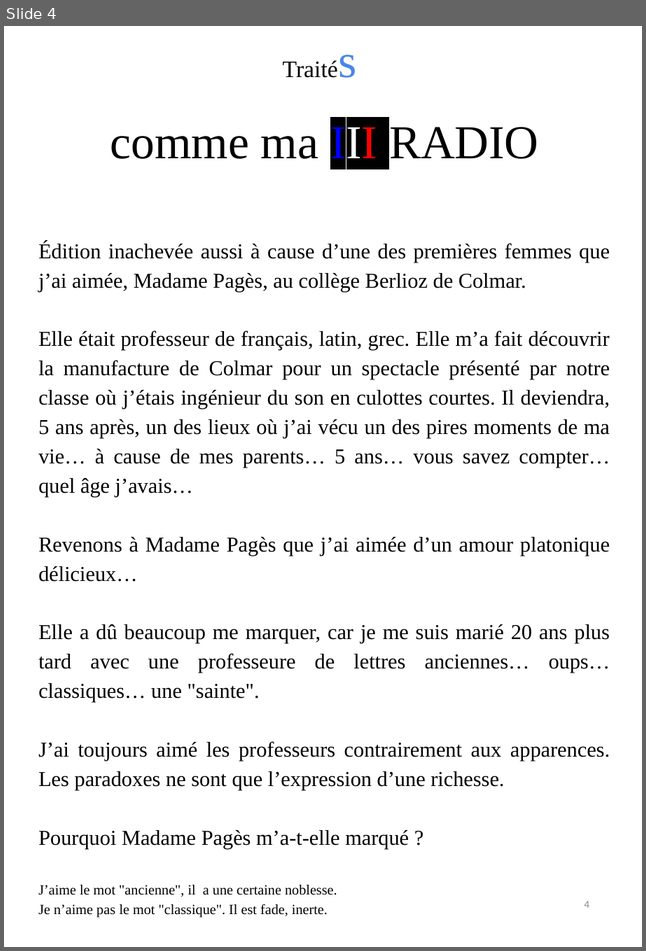
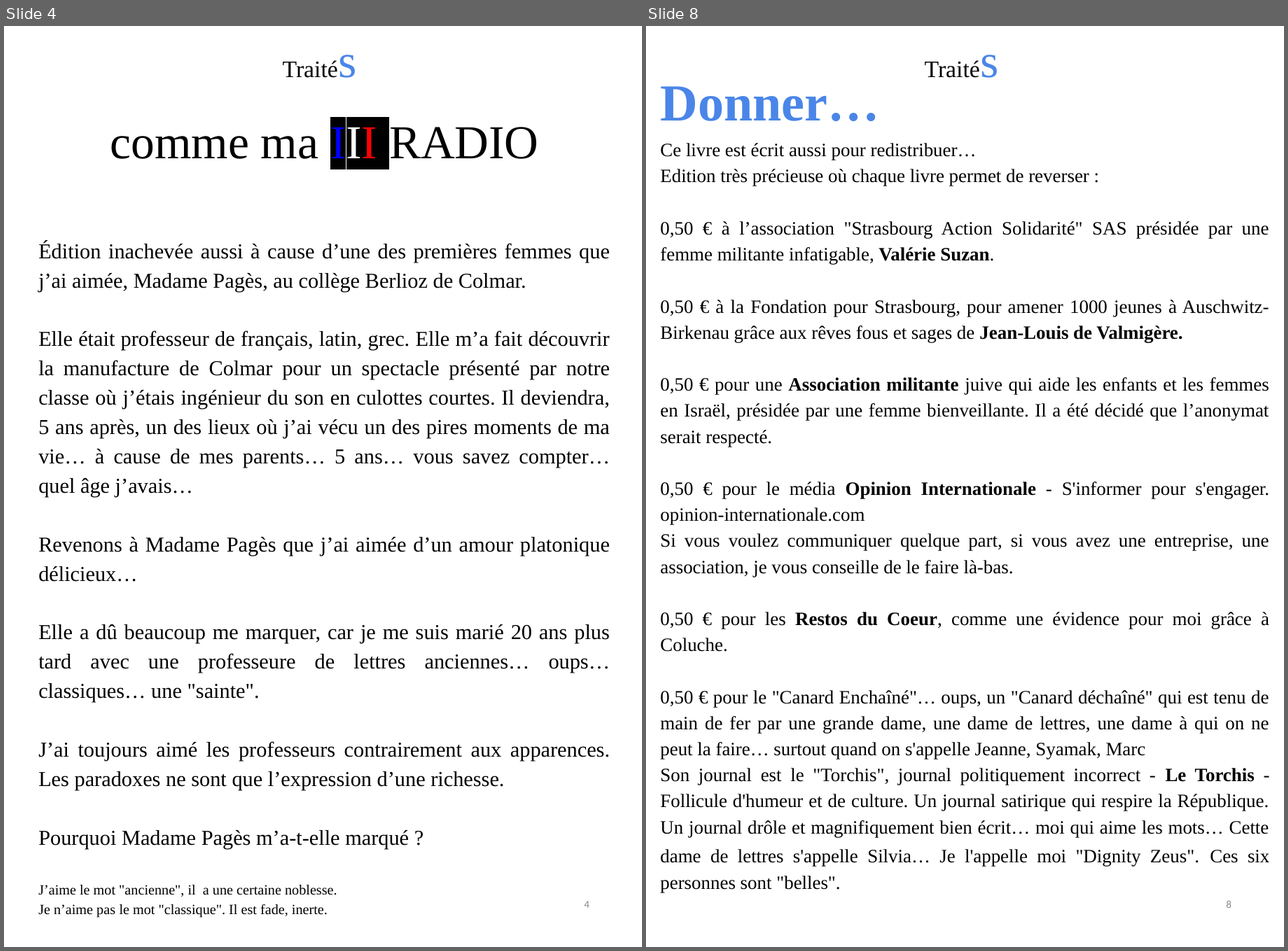
Before and after one commit to BenjaminLOUIS84/e_commerce, a slide deck: e_commerce/public/ppsx/tome3.ppsx. Shown side by side, each under a label of ours: slide 4 before the commit, slides 4 and 8 after it; the slides between them are not shown. The pictures are 646x951 and 1288x951 pixels, drawn with LibreOffice and Linux fonts; fonts in the diff are those of the drawing. Boxes give left, top, right and bottom in pixels: in the first picture for what was removed or moved away, otherwise in the second. Text is boxed around its words. In the diff, an @@ line names an element or a change of style, - is before the commit and + after.

```diff
--- a/e_commerce/public/ppsx/tome3.ppsx
+++ b/e_commerce/public/ppsx/tome3.ppsx
@@ slide 8 added at (646,26,1284,947), background #FFFFFF @@
@@ text added at (916,26,1014,118), 20.1 pt, text #000000 @@
+Traités
@@ text added at (660,86,1269,893), 16 pt, text #000000 @@
+Donner…
+Ce livre est écrit aussi pour redistribuer…
+Edition très précieuse où chaque livre permet de reverser :
+0,50 € à l’association "Strasbourg Action Solidarité" SAS présidée par une femme militante infatigable, Valérie Suzan.
+0,50 € à la Fondation pour Strasbourg, pour amener 1000 jeunes à Auschwitz-Birkenau grâce aux rêves fous et sages de Jean-Louis de Valmigère.
+0,50 € pour une Association militante juive qui aide les enfants et les femmes en Israël, présidée par une femme bienveillante. Il a été décidé que l’anonymat serait respecté.
+0,50 € pour le média Opinion Internationale - S'informer pour s'engager. opinion-internationale.com
+Si vous voulez communiquer quelque part, si vous avez une entreprise, une association, je vous conseille de le faire là-bas.
+0,50 € pour les Restos du Coeur, comme une évidence pour moi grâce à Coluche.
+0,50 € pour le "Canard Enchaîné"… oups, un "Canard déchaîné" qui est tenu de main de fer par une grande dame, une dame de lettres, une dame à qui on ne peut la faire… surtout quand on s'appelle Jeanne, Syamak, Marc
+Son journal est le "Torchis", journal politiquement incorrect - Le Torchis - Follicule d'humeur et de culture. Un journal satirique qui respire la République. Un journal drôle et magnifiquement bien écrit… moi qui aime les mots… Cette dame de lettres s'appelle Silvia… Je l'appelle moi "Dignity Zeus". Ces six personnes sont "belles".
@@ page number added at (1226,901,1231,908), 9 pt, text #8C8C8C @@
+8
```
Also in this commit, not shown: 2 slides changed, 52 other slides added.
